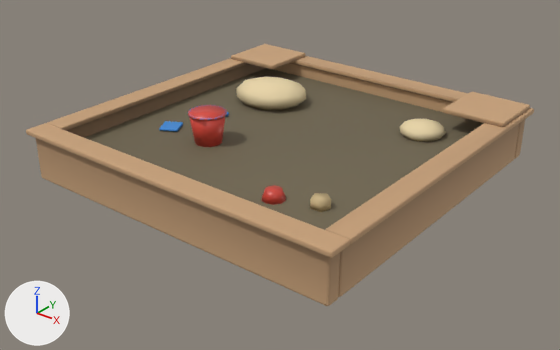
A saved change to the glTF model web/public/assets/models/yard/sandbox.glb.
Rendered twice from a 50 mm lens placed at (2.44, -3.12, 1.86), pointed at (0.02, -0.1, -0.01). Lighting does not change. The marker at lower left points along +X, +Y and +Z. The picture after the commit comes second. Where no turn or scale is listed for an object, it has been applied to the vertices. Vertices at exactly the same position are counted once.

Objects in the first picture: 'sandbox'.
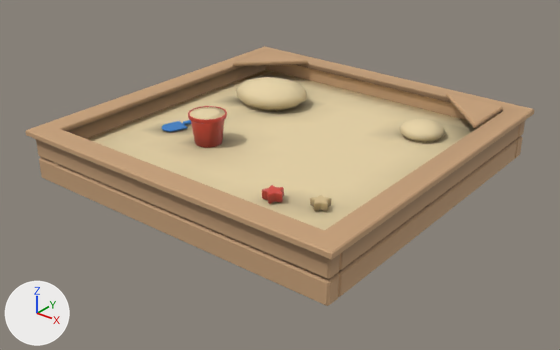
Boxes [x1, y1, x2, y2] around the edits, measured in the pictures (560 x 350 px; the box of a moved part takes in the faces that stretch with it):
'sandbox', reshaped, moved: before [26, 44, 534, 306]; after [26, 46, 534, 306]
part 1 of me_sandbox, rebuilt (15% shorter): before [310, 193, 331, 212]; after [310, 195, 331, 211]
part 2 of me_sandbox, rebuilt: before [85, 68, 484, 230]; after [87, 70, 483, 230]
part 3 of me_sandbox, added: after [162, 121, 188, 132]
part 4 of me_sandbox, deleted (brown): before [231, 44, 305, 70]
part 5 of me_sandbox, deleted (brown): before [443, 92, 530, 127]
part 6 of me_sandbox, moved or reshaped: before [26, 56, 534, 306]; after [28, 46, 532, 305]
part 7 of me_sandbox, recoloured: [208, 90, 446, 142] in both

What changed in the scene script:
```text
Change me_sandbox:
    used by ob_sandbox; location = (0.0, 0.0, 0.0)
    remove me_sandbox.from_pydata(...)  # 998 vertices, 1928 faces; spans x -0.99..0.99, y -0.99..0.99, z 0.0..0.35
    add me_sandbox.from_pydata(...)  # 1030 vertices, 1988 faces; spans x -0.99..0.99, y -0.99..0.99, z 0.0..0.36
    me_sandbox part 1: the loose piece of 10 vertices spanning x 0.57..0.67, y -0.59..-0.5, z 0.18..0.23 is rebuilt with 60 vertices and now spans x 0.57..0.67, y -0.6..-0.51, z 0.18..0.22
    me_sandbox part 2: the loose piece of 8 vertices spanning x -0.88..0.88, y -0.88..0.88, z 0.02..0.18 is rebuilt with 338 vertices and now spans x -0.88..0.88, y -0.88..0.88, z 0.14..0.18
    me_sandbox part 3: a new loose piece of 18 vertices spanning x -0.66..-0.52, y -0.36..-0.22, z 0.18..0.19, in mat_spade
    me_sandbox part 4: the loose piece of 56 vertices spanning x -0.97..-0.61, y 0.61..0.97, z 0.29..0.31 is deleted
    me_sandbox part 5: the loose piece of 56 vertices spanning x 0.61..0.97, y 0.61..0.97, z 0.29..0.31 is deleted
    me_sandbox part 6: 13 vertices moved from x -0.59..0.38, y -0.65..-0.22, z 0.19..0.35 to x -0.59..0.39, y -0.65..-0.22, z 0.19..0.35; 575 vertices removed from x -0.99..0.99, y -0.99..0.99, z 0.0..0.35; 321 vertices added at x -0.96..0.96, y -0.96..0.96, z 0.12..0.36
    me_sandbox part 7: 115 kept faces spanning x -0.95..0.95, y -0.95..0.95, z 0.0..0.35 get new vertex colours
Change ob_sandbox:
    ob_sandbox.location: (0.0, 0.0, 0.0) -> (0.0, 0.0, -0.003)
```
